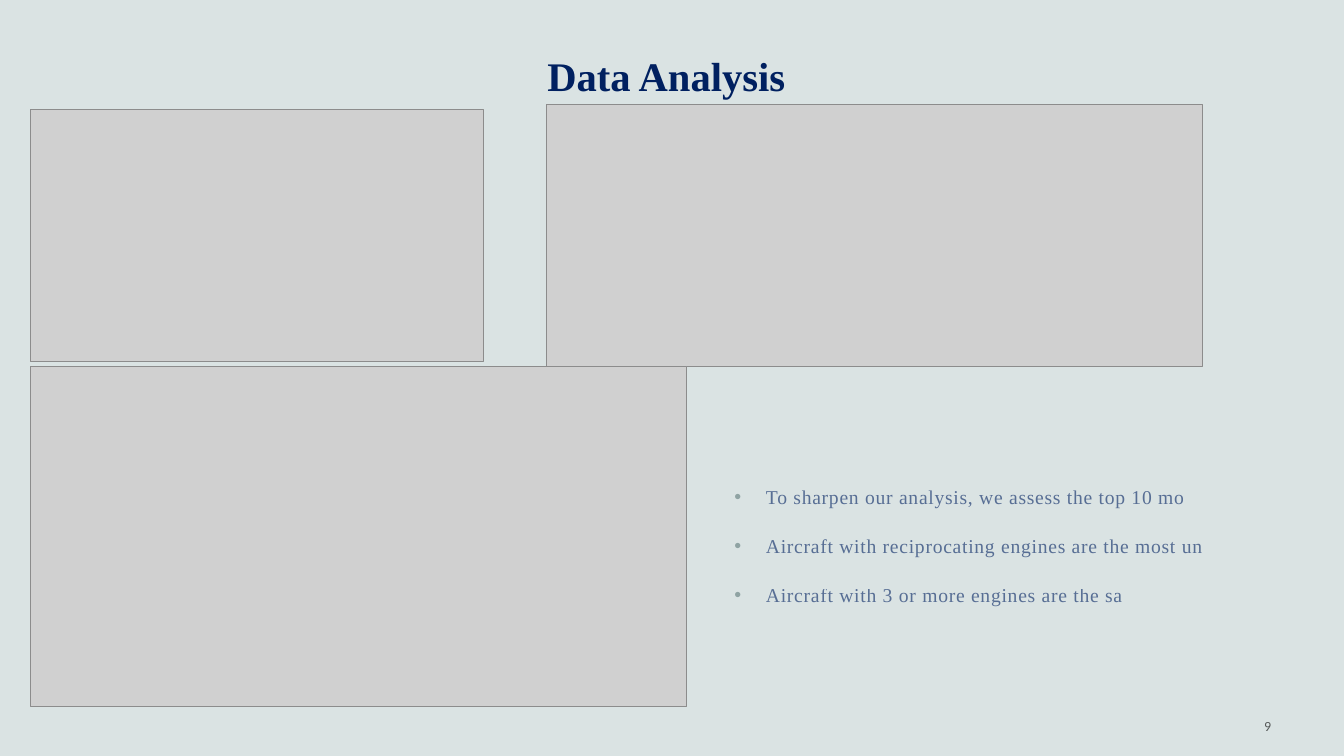
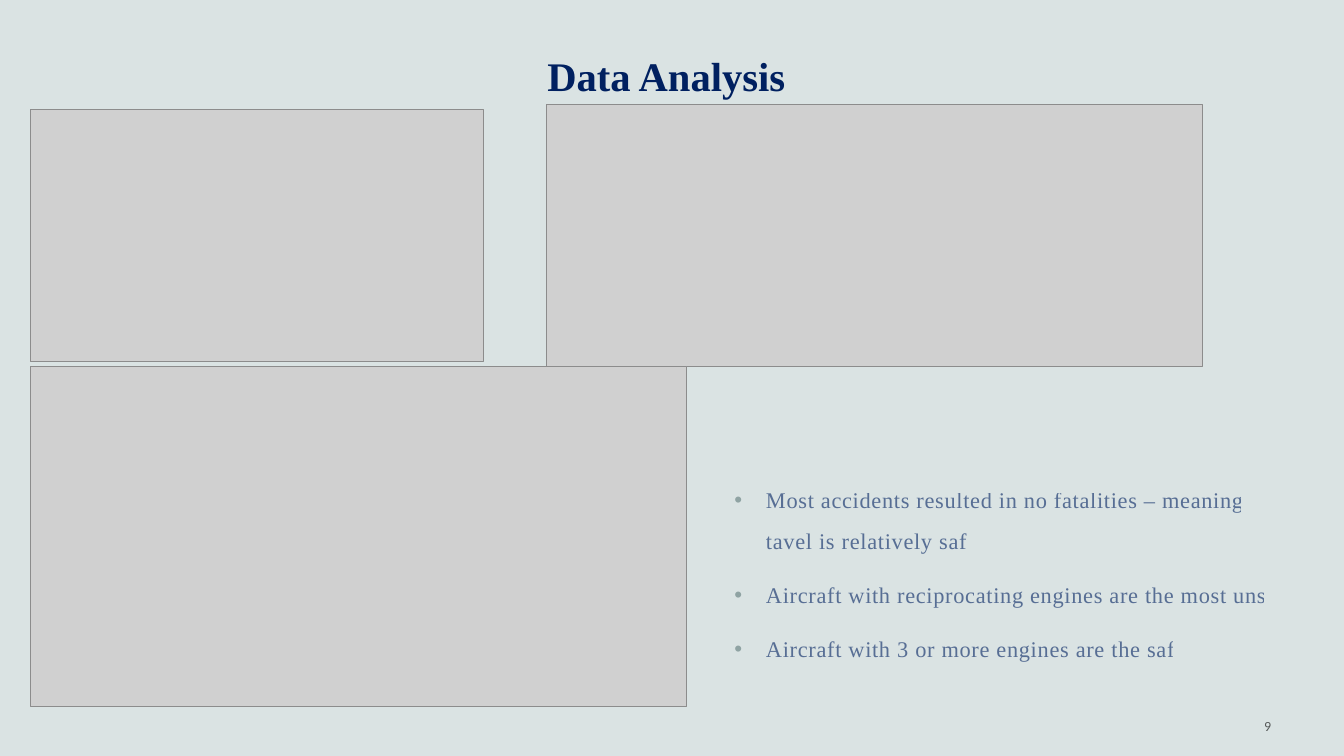
Before and after one commit to WambuiMunene/DSPT08_Phase1-Project, a slide deck: slide 9 of Presentation.pptx. Drawn at 1344x756 pixels with LibreOffice and Linux fonts; fonts in the diff are those of the drawing; grey boxes stand for pictures. Boxes give left, top, right and bottom in pixels: in the first picture for what was removed or moved away, otherwise in the second. Text is boxed around its words. In the diff, an @@ line names an element or a change of style, - is before the commit and + after.

```diff
--- a/Presentation.pptx
+++ b/Presentation.pptx
@@ text at <box>766,493,1243,554</box>: text changed; size 14 to 16 pt @@
-• To sharpen our analysis, we assess the top 10 models
+• Most accidents resulted in no fatalities – meaning air tavel is relatively safe.
@@ text at <box>766,587,1301,662</box>: size 14 to 16 pt in "Aircraft with reciprocating engines are the most ...", "Aircraft with 3 or more engines are ..." @@
```
Also in this commit, not shown: 5 other slides changed, 1 other file.
